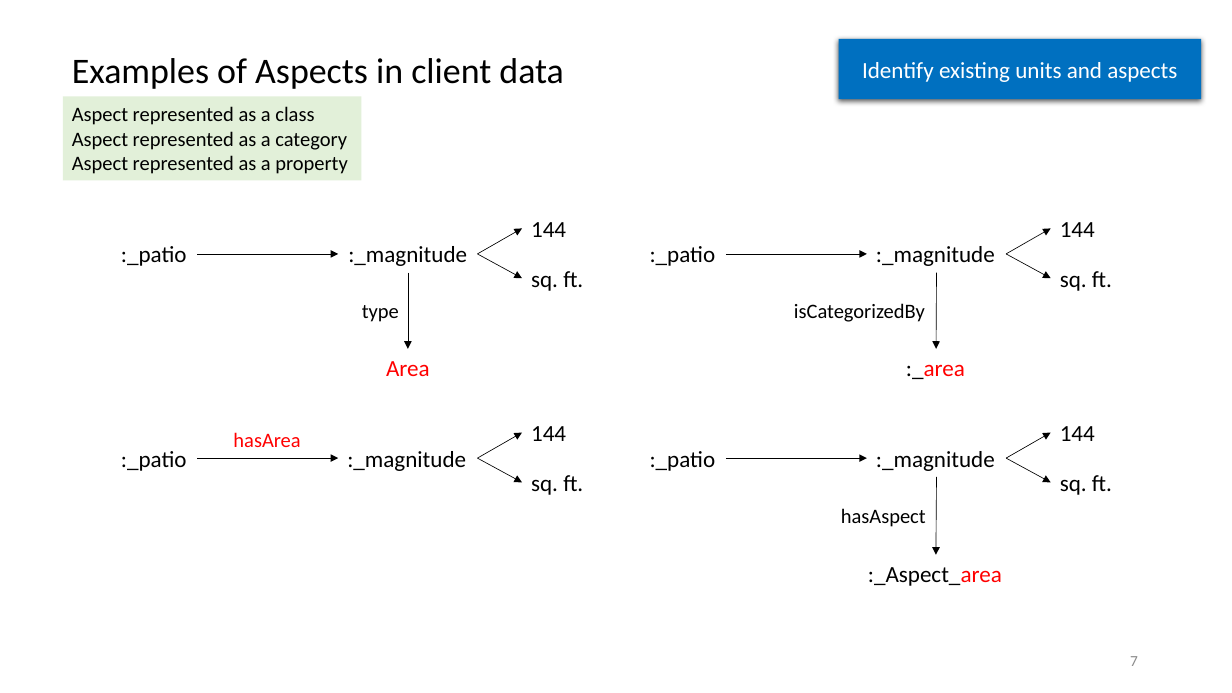
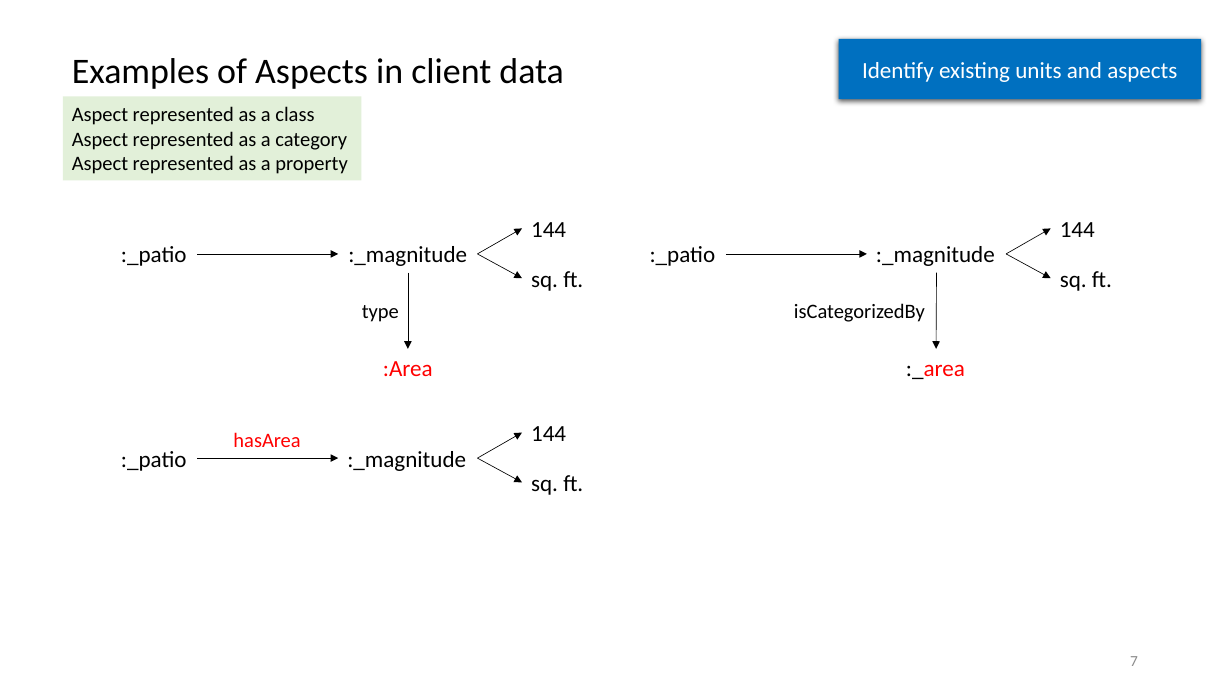
Before and after one commit to semanticarts/gist, a slide deck: slide 7 of migration/v13.0/uomDataConversion.pptx. Drawn at 1232x693 pixels with LibreOffice and Linux fonts; fonts in the diff are those of the drawing. Boxes give left, top, right and bottom in pixels: in the first picture for what was removed or moved away, otherwise in the second. Text is boxed around its words. In the diff, an @@ line names an element or a change of style, - is before the commit and + after.

```diff
--- a/migration/v13.0/uomDataConversion.pptx
+++ b/migration/v13.0/uomDataConversion.pptx
@@ text at [383,361,433,376]: text changed @@
-Area
+:Area
@@ group removed at [650,426,1112,586]: 6 texts, 4 arrows @@
-:_patio
-:_magnitude
-144
-sq. ft.
-:_Aspect_area
-hasAspect
```
Also in this commit, not shown: 4 other slides changed, 1 slide removed.
